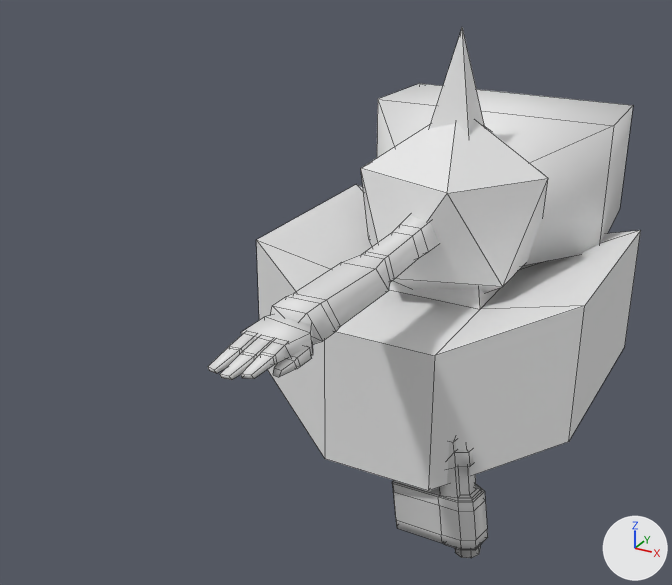
Before and after pictures for a commit that changed the FBX model Assets/Models/Pawns/Player/PlayerArms.fbx.
The view is the same before and after, from a camera (50 mm lens) standing at (0.0088, -0.0225, 0.0081) and looking at (-0.0022, -0.0025, -0.0019). Arrows for +X, +Y and +Z are at lower right; the lights stay in place. Mesh edges are drawn as thin lines. Where no turn or scale is listed for an object, it has been applied to the vertices.

The older version as bpy lines, for what is in view:
```python
me_handcontroller = bpy.data.meshes.new('HandController')
me_handcontroller.from_pydata(...)  # 16 vertices, 14 faces; spans x -0.00347..0.00347, y -0.00048..0.00857, z -0.0017..0.00221
me_handcontroller.materials.append(mat_unnamed)  # white #e7e7e7
me_handgun_gizmo = bpy.data.meshes.new('Handgun_Gizmo')
me_handgun_gizmo.from_pydata(...)  # 168 vertices, 181 faces; spans x -0.048..0.048, y -0.085..0.158, z -0.226..0.187
me_handgun_gizmo.materials.append(mat_material)  # light grey #d1d1d1
me_icocontroller = bpy.data.meshes.new('IcoController')
me_icocontroller.from_pydata(...)  # an icosphere of 20 faces spanning x -0.00252..0.00252, y -0.00239..0.00239, z -0.00281..0.00281
me_icocontroller.materials.append(mat_unnamed)  # white #e7e7e7
ob_handcontroller = bpy.data.objects.new('HandController', me_handcontroller)
ob_handcontroller.location = (0.0, 0.0, 0.0)
ob_handgun_gizmo = bpy.data.objects.new('Handgun_Gizmo', me_handgun_gizmo)
ob_handgun_gizmo.location = (0.00106, -0.00368, -0.00596)
ob_handgun_gizmo.rotation_euler = (3.008, 0.0, 1.419)  # degrees (172, 0, 81)
ob_handgun_gizmo.scale = (0.01, 0.01, 0.01)
ob_icocontroller = bpy.data.objects.new('IcoController', me_icocontroller)
ob_icocontroller.location = (0.0, 0.0, 0.0)
# also in view: 'ArmController' at (0.0, 0.0, -0.0005); 'Arms' at (0.0, 0.0, 0.0)
```
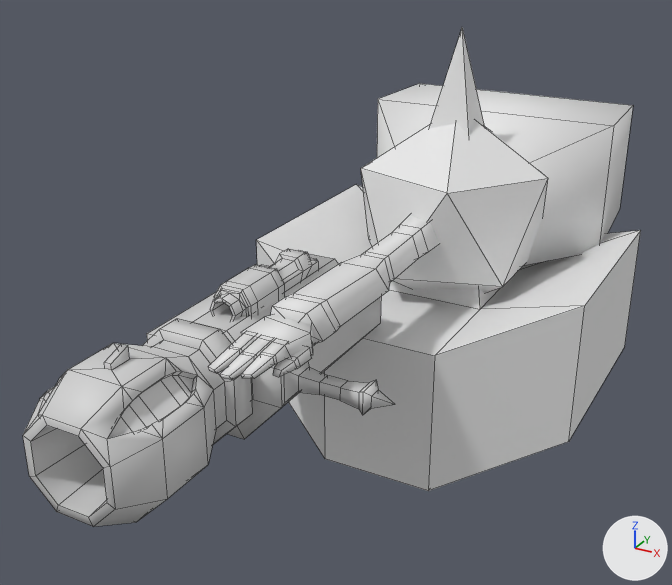
What differs and where, as boxes [x1, y1, x2, y2] in the pictures (672 x 585 px):
'RocketLauncher_Cube', added: after [23, 254, 395, 527]
'Handgun_Gizmo', moved, turned: before [392, 438, 488, 558]; after [210, 249, 318, 320]

Edits to the bpy script that builds the scene:
```text
Add mat_material_001:
    mat_material_001 = principled_material('Material_001')
    mat_material_001.base_color = (0.64, 0.64, 0.64)  # light grey #d1d1d1
Add me_rocketlauncher_cube:
    me_rocketlauncher_cube.from_pydata(...)  # 217 vertices, 225 faces; spans x -0.00173..0.00404, y -0.00665..0.00225, z -0.00151..0.00173
    me_rocketlauncher_cube.materials.append(mat_material_001)  # light grey #d1d1d1
Change ob_handgun_gizmo:
    ob_handgun_gizmo.location: (0.00106, -0.00368, -0.00596) -> (-0.00199, -0.00601, -0.00142)
    ob_handgun_gizmo.rotation_euler: (3.008, 0.0, 1.419) -> (1.571, 0.0, 0.0)  # degrees (172, 0, 81) -> degrees (90, 0, 0)
Add ob_rocketlauncher_cube:
    ob_rocketlauncher_cube = bpy.data.objects.new('RocketLauncher_Cube', me_rocketlauncher_cube)
    ob_rocketlauncher_cube.location = (-0.00199, -0.00601, -0.00142)
```
